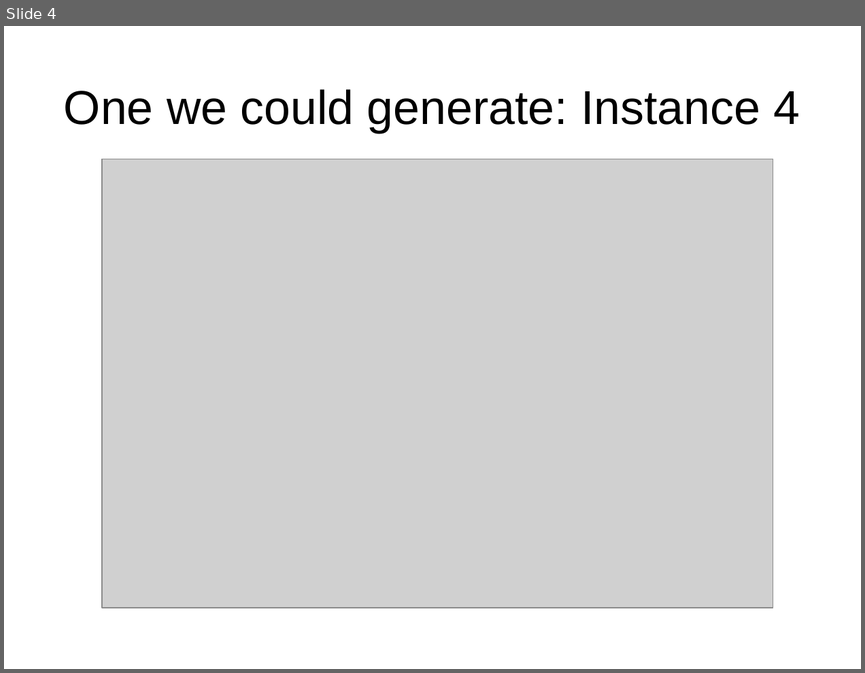
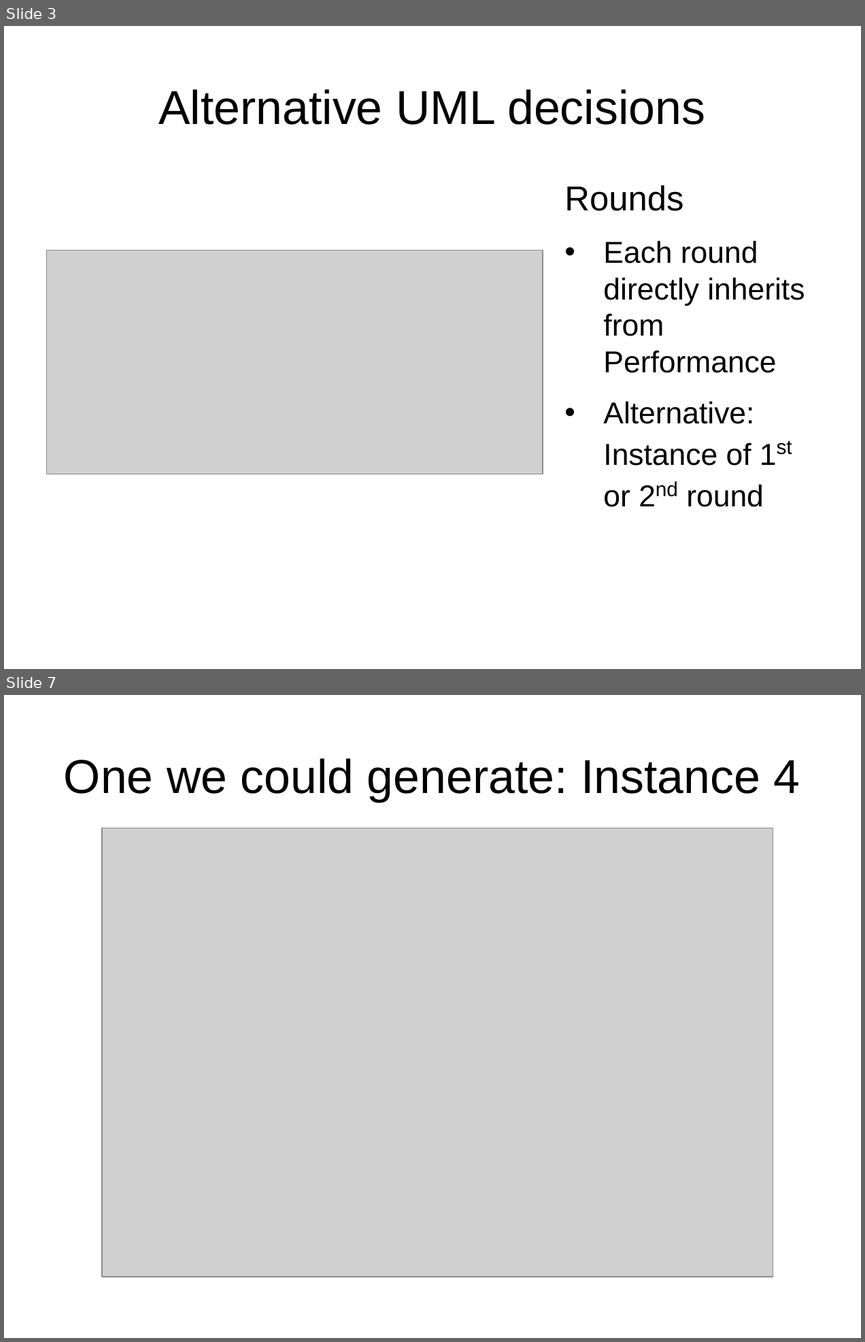
Before and after one commit to JonasMohler/SAE, a slide deck: Part_2/SAE-Präsi.odp. Shown one above the other, each under a label of ours: slide 4 before the commit, slides 3 and 7 after it; the slides between them are not shown. The pictures are 865x673 and 865x1342 pixels, drawn with LibreOffice and Linux fonts; fonts in the diff are those of the drawing; grey boxes stand for pictures. Boxes give left, top, right and bottom in pixels: in the first picture for what was removed or moved away, otherwise in the second. Text is boxed around its words. In the diff, an @@ line names an element or a change of style, - is before the commit and + after.

```diff
--- a/Part_2/SAE-Präsi.odp
+++ b/Part_2/SAE-Präsi.odp
@@ slide 3 added at bbox=[4, 26, 861, 669], background #FFFFFF @@
@@ title added at bbox=[158, 89, 705, 125], 44 pt, text #000000 @@
+Alternative UML decisions
@@ text added at bbox=[564, 185, 804, 507], 28 pt, text #000000 @@
+Rounds
+• Each round directly inherits from Performance
+• Alternative: Instance of 1st or 2nd round
@@ picture added at bbox=[47, 250, 543, 474] @@
@@ what was slide 4 is now slide 7 @@
```
Also in this commit, not shown: 4 slides changed, 3 other slides added, 1 other file.
